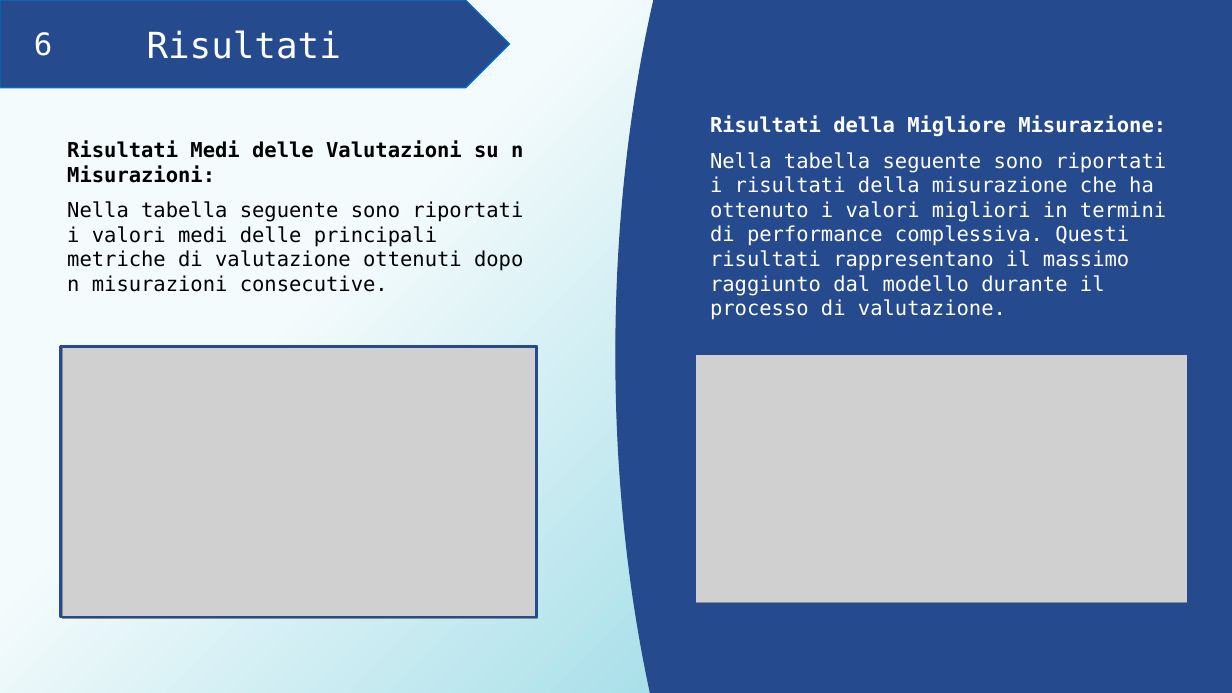
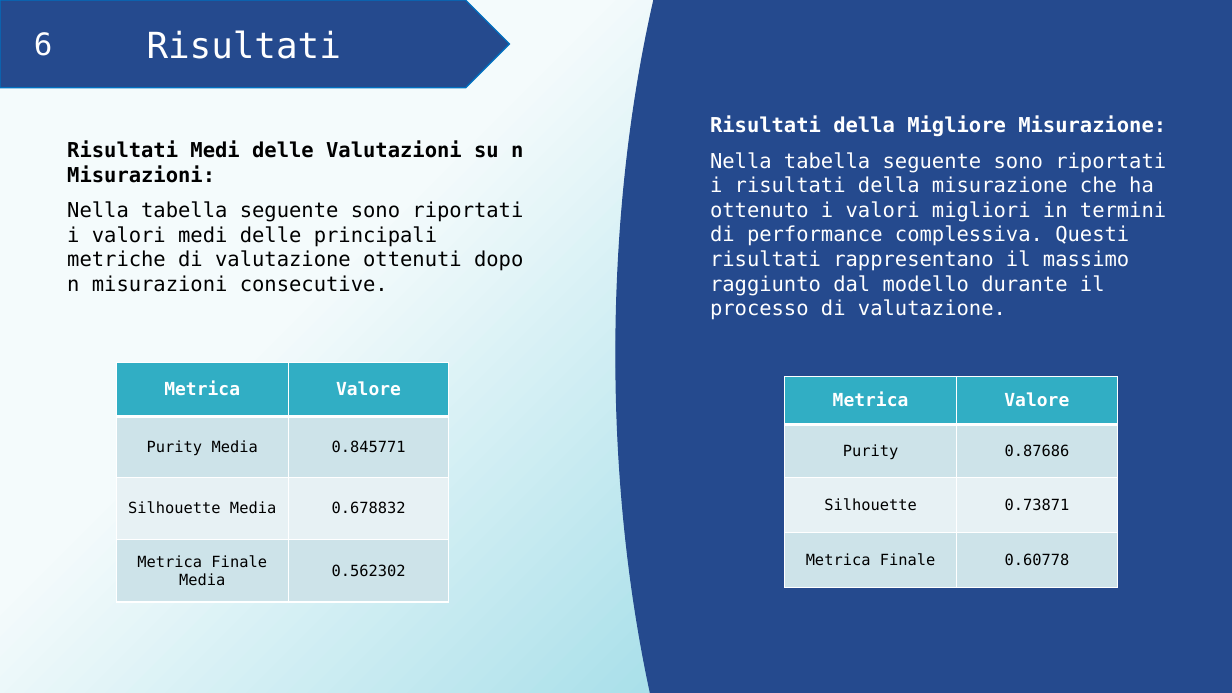
Before and after one commit to AlessiaRossi/Teleassistance-Supervised-Clustering, a slide deck: slide 14 of myLib/Presentazione_proggetto_FIA.pptx (slide 15 before the commit). Drawn at 1232x693 pixels with LibreOffice and Linux fonts; fonts in the diff are those of the drawing; grey boxes stand for pictures. Boxes give left, top, right and bottom in pixels: in the first picture for what was removed or moved away, otherwise in the second. Text is boxed around its words. In the diff, an @@ line names an element or a change of style, - is before the commit and + after.

```diff
--- a/myLib/Presentazione_proggetto_FIA.pptx
+++ b/myLib/Presentazione_proggetto_FIA.pptx
@@ rectangle removed at box(61, 347, 537, 617) @@
@@ picture removed at box(62, 346, 538, 619) @@
@@ rectangle removed at box(694, 353, 1189, 605) @@
@@ picture removed at box(696, 354, 1190, 602) @@
@@ table added at box(116, 362, 449, 602), 4 rows, 2 columns @@
+Metrica | Valore
+Purity Media | 0.845771
+Silhouette Media | 0.678832
+Metrica Finale Media | 0.562302
@@ table added at box(785, 377, 1117, 588), 4 rows, 2 columns @@
+Metrica | Valore
+Purity | 0.87686
+Silhouette | 0.73871
+Metrica Finale | 0.60778
```
Also in this commit, not shown: 4 other slides changed, 1 other file.
